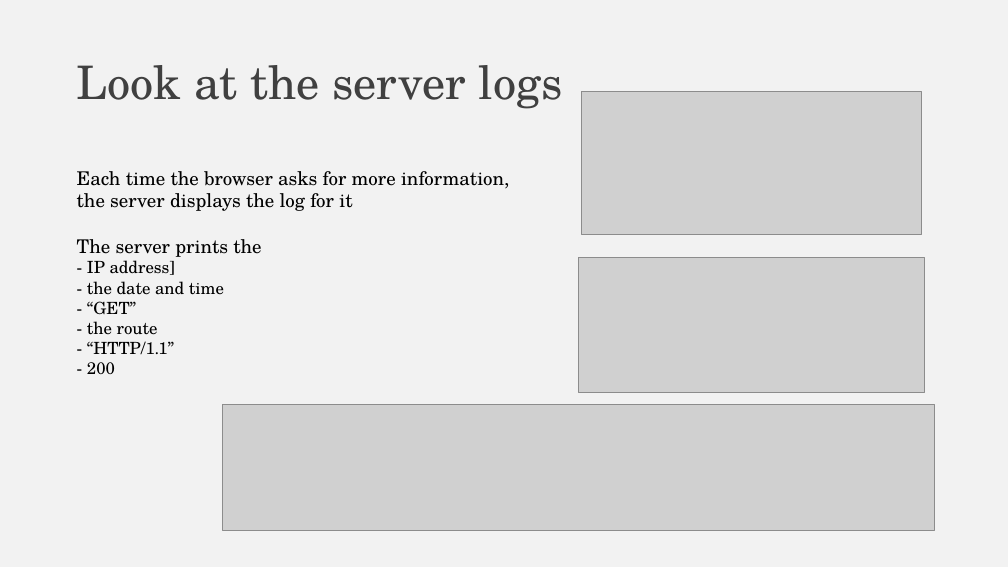
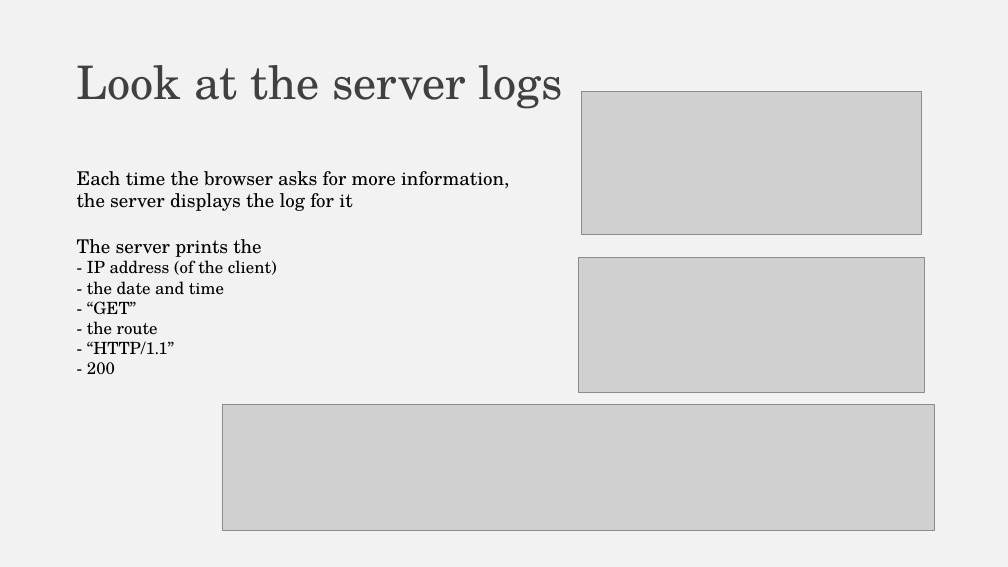
Before and after one commit to falconair/ProgrammingForAnalytics, a slide deck: slide 18 of lectures/075_web_under_the_hood/The web, under the hood.pptx (slide 17 before the commit). Drawn at 1008x567 pixels with LibreOffice and Linux fonts; fonts in the diff are those of the drawing; grey boxes stand for pictures. Boxes give left, top, right and bottom in pixels: in the first picture for what was removed or moved away, otherwise in the second. Text is boxed around its words. In the diff, an @@ line names an element or a change of style, - is before the commit and + after.

```diff
--- a/lectures/075_web_under_the_hood/The web, under the hood.pptx
+++ b/lectures/075_web_under_the_hood/The web, under the hood.pptx
@@ text at box(87, 260, 277, 275): text changed @@
-- IP address]
+- IP address (of the client)
```
Also in this commit, not shown: 8 other slides changed, 7 slides added, 1 slide removed, 4 other files.
